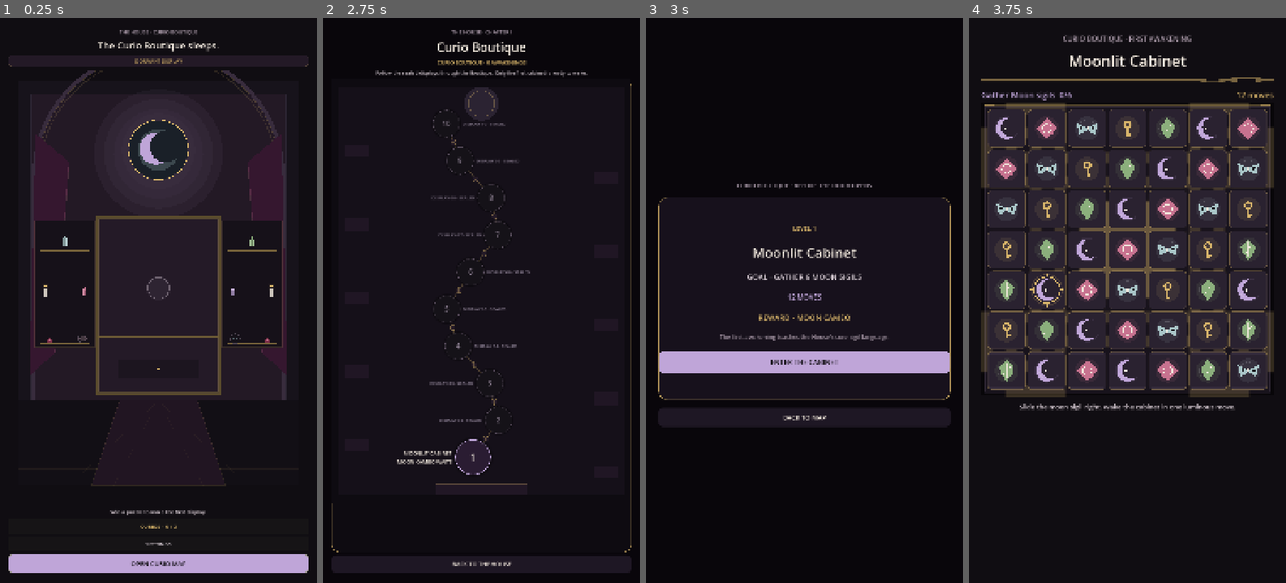
Above: before the commit, frames 1-4 (left to right).
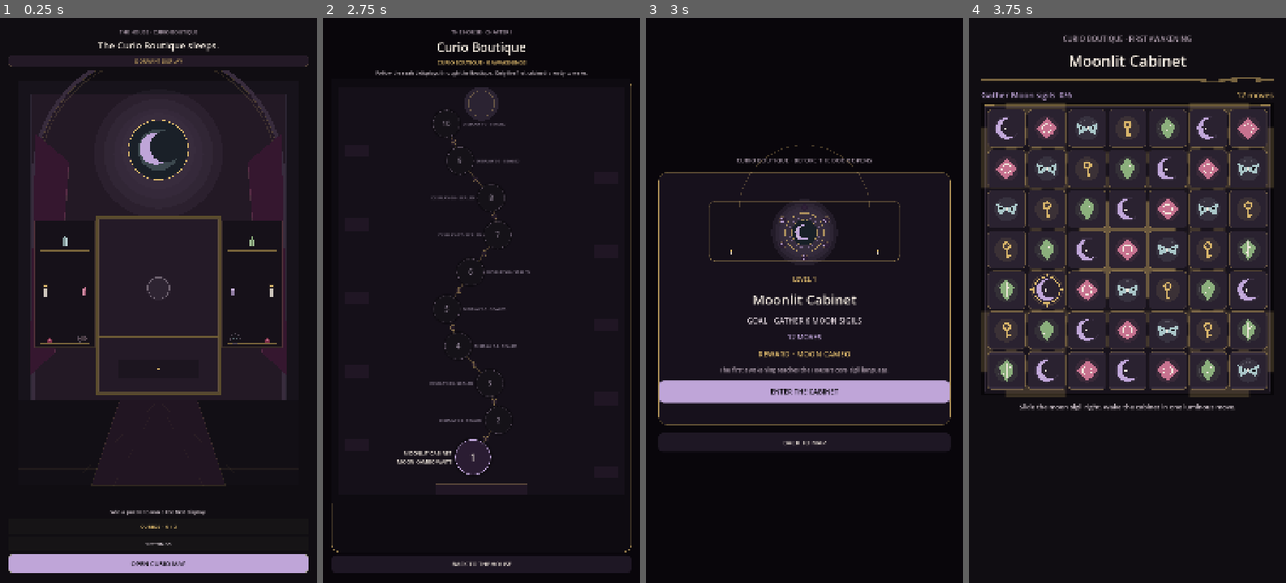
Above: after the commit, the same moments.

Repository: Jay-prodesign/akilta-match3
Game: Godot game, scene res://src/app/app_bootstrap.tscn
The game is run twice, just before and just after one commit, with the same random seed, the same clock (stepped at 60 frames per second) and the same inputs.
Inputs:
- Up to frame 1 (0.25 s): no input
- Up to frame 2 (2.75 s): click "CURIOS · 0 / 3" at 0.5 s; click "BACK TO THE HOUSE" at 1.25 s; click "OPEN CURIO MAP" at 2 s
- Up to frame 3 (3 s): click "1" at 2.75 s
- Up to frame 4 (3.75 s): click "ENTER THE CABINET" at 3.5 s

Frames 1-2 are identical in both runs. In frame 3, 14% of the frame differs, in the area x 3-97%, y 22-77%; in frame 4, nothing differs.

Commit message:
feat: give Level 1 prestart and reward a shared ritual identity

Diff:
--- a/src/ui/gameplay/gameplay_screen.tscn
+++ b/src/ui/gameplay/gameplay_screen.tscn
@@ -1,7 +1,9 @@
-[gd_scene load_steps=6 format=3]
+[gd_scene load_steps=7 format=3]
 
 [ext_resource type="Script" path="res://src/ui/gameplay/gameplay_screen.gd" id="1_game"]
 [ext_resource type="Script" path="res://src/match3/presentation/board_view.gd" id="2_board"]
+
+[ext_resource type="Script" path="res://src/ui/shared/moon_cameo_ritual_view.gd" id="9_cameo"]
 
 [sub_resource type="StyleBoxFlat" id="StylePanel"]
 bg_color = Color(0.0902, 0.0745, 0.1059, 0.98)
@@ -141,16 +143,16 @@
 anchor_right = 0.5
 anchor_bottom = 0.5
 offset_left = -390.0
-offset_top = -260.0
+offset_top = -360.0
 offset_right = 390.0
-offset_bottom = 260.0
+offset_bottom = 360.0
 grow_horizontal = 2
 grow_vertical = 2
 theme_override_styles/panel = SubResource("StylePanel")
 
 [node name="Content" type="VBoxContainer" parent="ResultOverlay/Card"]
 layout_mode = 2
-theme_override_constants/separation = 28
+theme_override_constants/separation = 20
 alignment = 1
 
 [node name="Title" type="Label" parent="ResultOverlay/Card/Content"]
@@ -170,6 +172,14 @@
 vertical_alignment = 1
 autowrap_mode = 2
 
+[node name="RewardRitual" type="Control" parent="ResultOverlay/Card/Content"]
+custom_minimum_size = Vector2(0, 230)
+layout_mode = 2
+mouse_filter = 2
+script = ExtResource("9_cameo")
+mode = "result"
+glow_strength = 0.75
+
 [node name="Action" type="Button" parent="ResultOverlay/Card/Content"]
 custom_minimum_size = Vector2(0, 74)
 layout_mode = 2
--- a/src/ui/prestart/level_prestart.tscn
+++ b/src/ui/prestart/level_prestart.tscn
@@ -1,6 +1,7 @@
-[gd_scene load_steps=5 format=3]
+[gd_scene load_steps=6 format=3]
 
 [ext_resource type="Script" path="res://src/ui/prestart/level_prestart.gd" id="1_pre"]
+[ext_resource type="Script" path="res://src/ui/shared/moon_cameo_ritual_view.gd" id="2_cameo"]
 
 [sub_resource type="StyleBoxFlat" id="Card"]
 bg_color = Color(0.09, 0.07, 0.11, 0.98)
@@ -66,14 +67,22 @@
 horizontal_alignment = 1
 
 [node name="Card" type="PanelContainer" parent="Layout"]
-custom_minimum_size = Vector2(0, 690)
+custom_minimum_size = Vector2(0, 860)
 layout_mode = 2
 theme_override_styles/panel = SubResource("Card")
 
 [node name="Content" type="VBoxContainer" parent="Layout/Card"]
 layout_mode = 2
-theme_override_constants/separation = 34
+theme_override_constants/separation = 22
 alignment = 1
+
+[node name="RitualArt" type="Control" parent="Layout/Card/Content"]
+custom_minimum_size = Vector2(0, 250)
+layout_mode = 2
+mouse_filter = 2
+script = ExtResource("2_cameo")
+mode = "prestart"
+glow_strength = 0.6
 
 [node name="Level" type="Label" parent="Layout/Card/Content"]
 layout_mode = 2
--- /dev/null
+++ b/src/ui/shared/moon_cameo_ritual_view.gd
@@ -0,0 +1,90 @@
+class_name MoonCameoRitualView
+extends Control
+
+const GOLD := Color("#D8B56A")
+const LILAC := Color("#BFA5D8")
+const BONE := Color("#F1E8DD")
+const PLUM := Color("#2A1C32")
+const INK := Color("#100D12")
+const ROSE := Color("#C66A88")
+
+@export var mode: String = "prestart"
+@export_range(0.0, 1.0, 0.05) var glow_strength: float = 0.55
+
+func _ready() -> void:
+	resized.connect(queue_redraw)
+	queue_redraw()
+
+func _draw() -> void:
+	if size.x <= 1.0 or size.y <= 1.0:
+		return
+	var center := Vector2(size.x * 0.5, size.y * 0.52)
+	var min_dim := minf(size.x, size.y)
+	var radius := min_dim * (0.24 if mode == "prestart" else 0.28)
+
+	# Reliquary/cabinet frame.
+	var frame := Rect2(size.x * 0.17, size.y * 0.09, size.x * 0.66, size.y * 0.82)
+	draw_style_box(_panel_box(), frame)
+	var arch_color := Color(GOLD)
+	arch_color.a = 0.28
+	draw_arc(Vector2(center.x, frame.position.y + radius * 0.55), frame.size.x * 0.34, PI, TAU, 48, arch_color, 2.0)
+
+	# Soft occult glow and nested seals.
+	for i in range(4, 0, -1):
+		var glow := Color(LILAC)
+		glow.a = glow_strength * 0.035 * float(i)
+		draw_circle(center, radius * (1.0 + float(i) * 0.22), glow)
+	var ring := Color(GOLD)
+	ring.a = 0.72
+	draw_arc(center, radius * 1.10, 0.0, TAU, 64, ring, 2.5)
+	draw_arc(center, radius * 0.86, 0.0, TAU, 64, Color(LILAC, 0.46), 1.8)
+
+	# Moon Cameo: crescent carved into a dark medallion.
+	draw_circle(center, radius * 0.72, Color("#182027"))
+	draw_arc(center, radius * 0.72, 0.0, TAU, 64, Color(GOLD, 0.70), 2.0)
+	var moon_center := center - Vector2(radius * 0.10, 0.0)
+	draw_circle(moon_center, radius * 0.43, LILAC)
+	draw_circle(moon_center + Vector2(radius * 0.17, -radius * 0.04), radius * 0.39, Color("#182027"))
+	var highlight := Color(BONE)
+	highlight.a = 0.50
+	draw_arc(moon_center, radius * 0.36, PI * 0.72, PI * 1.42, 18, highlight, 2.0)
+
+	# Six learned moon-sigil echoes orbit the reward without becoming stars.
+	for i in range(6):
+		var angle := -PI * 0.5 + TAU * float(i) / 6.0
+		var p := center + Vector2(cos(angle), sin(angle)) * radius * 1.42
+		_draw_small_moon(p, radius * 0.12)
+
+	# Candle/relic accents establish the cabinet rather than generic modal chrome.
+	_draw_candle(Vector2(frame.position.x + frame.size.x * 0.12, frame.end.y - 24.0), radius * 0.09)
+	_draw_candle(Vector2(frame.end.x - frame.size.x * 0.12, frame.end.y - 24.0), radius * 0.09)
+	if mode == "result":
+		_draw_wax_seal(Vector2(center.x, frame.end.y - radius * 0.12), radius * 0.20)
+
+func _panel_box() -> StyleBoxFlat:
+	var box := StyleBoxFlat.new()
+	box.bg_color = Color("#151019")
+	box.border_color = Color(GOLD, 0.22)
+	box.set_border_width_all(2)
+	box.set_corner_radius_all(22)
+	return box
+
+func _draw_small_moon(center: Vector2, r: float) -> void:
+	var backing := Color(PLUM)
+	backing.a = 0.95
+	draw_circle(center, r * 1.55, backing)
+	draw_arc(center, r * 1.55, 0.0, TAU, 24, Color(GOLD, 0.30), 1.2)
+	draw_circle(center - Vector2(r * 0.12, 0.0), r, Color(LILAC, 0.88))
+	draw_circle(center + Vector2(r * 0.30, -r * 0.05), r * 0.92, backing)
+
+func _draw_candle(base: Vector2, scale: float) -> void:
+	var body := Rect2(base.x - scale * 0.40, base.y - scale * 1.7, scale * 0.8, scale * 1.7)
+	draw_rect(body, Color("#D5C9B7"), true)
+	draw_circle(Vector2(base.x, body.position.y - scale * 0.32), scale * 0.30, Color("#F0C86A"))
+	draw_circle(Vector2(base.x, body.position.y - scale * 0.32), scale * 0.12, Color("#FFF1C5"))
+
+func _draw_wax_seal(center: Vector2, r: float) -> void:
+	draw_circle(center, r, Color(ROSE, 0.85))
+	draw_arc(center, r, 0.0, TAU, 30, Color(GOLD, 0.45), 1.5)
+	draw_line(center + Vector2(-r * 0.42, 0), center + Vector2(r * 0.42, 0), Color(BONE, 0.62), 1.2)
+	draw_line(center + Vector2(0, -r * 0.42), center + Vector2(0, r * 0.42), Color(BONE, 0.62), 1.2)
Not shown, added: docs/engineering/level1-ritual-reward-presentation.md
